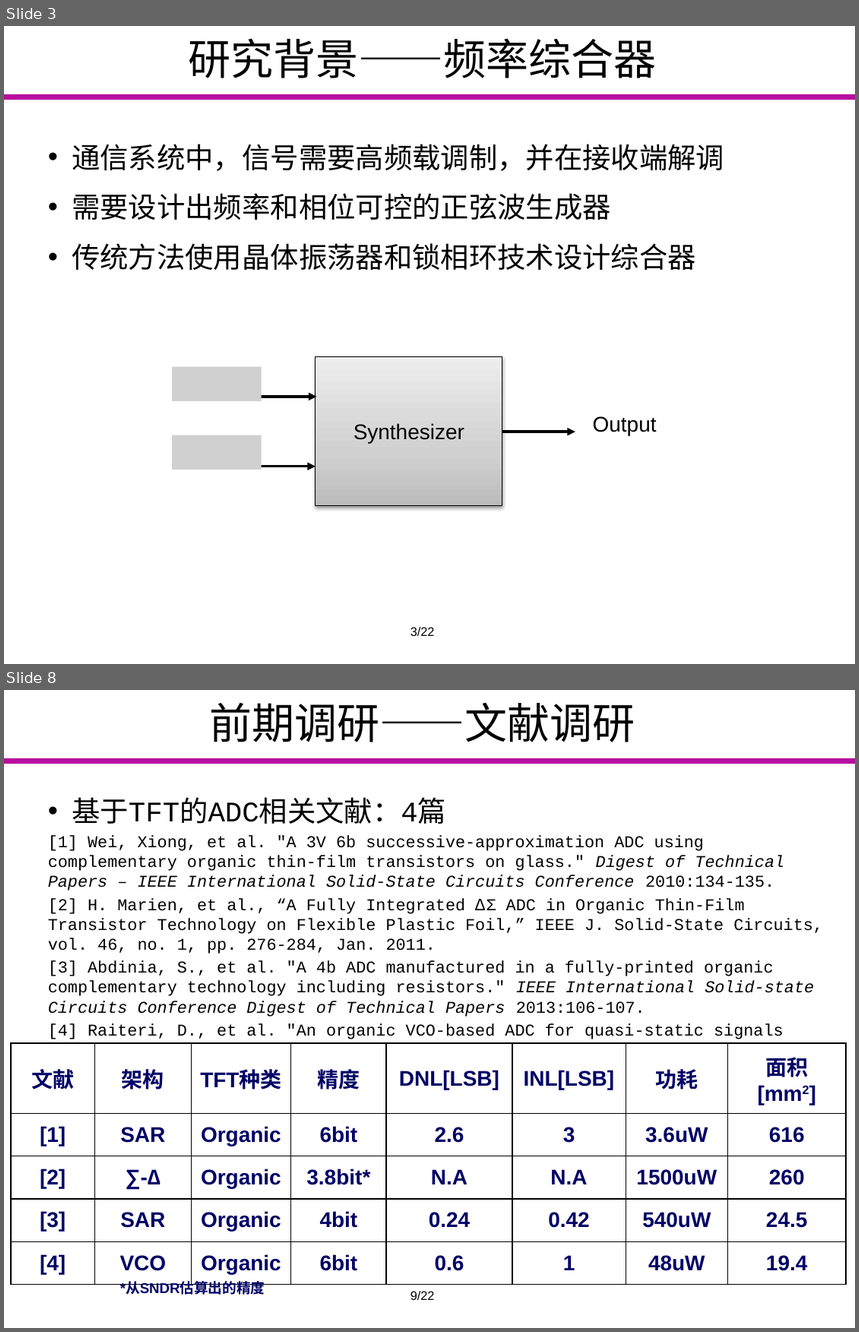
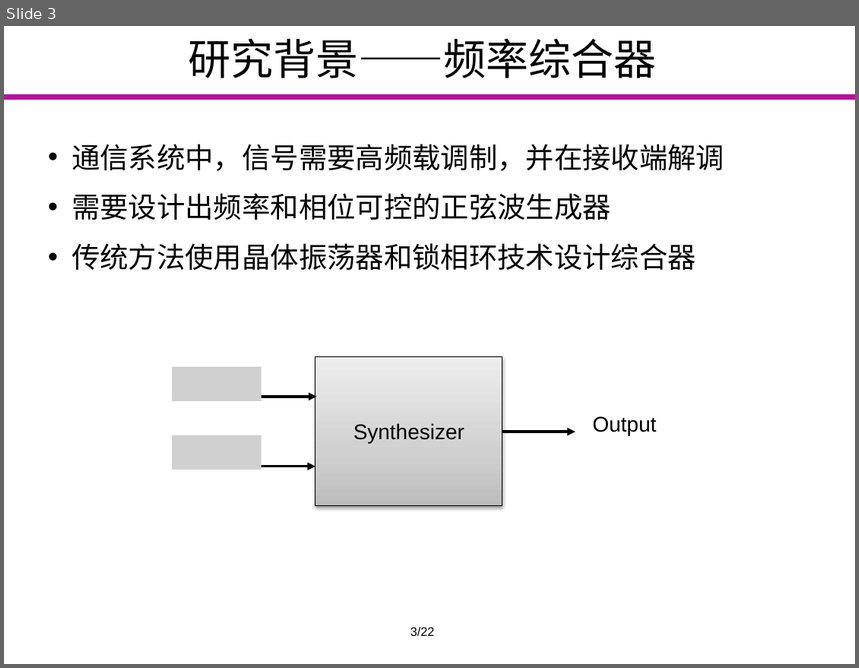
Before and after one commit to Markov2016/kaiti, a slide deck: ppt/yyx_v1.0.pptx. Shown one above the other, each under a label of ours: slides 3 and 8 before the commit, slide 3 after it; the slides between them are not shown. The pictures are 859x1332 and 859x668 pixels, drawn with LibreOffice and Linux fonts; fonts in the diff are those of the drawing; grey boxes stand for pictures; background and template pictures are left out. Boxes give left, top, right and bottom in pixels: in the first picture for what was removed or moved away, otherwise in the second. Text is boxed around its words. In the diff, an @@ line names an element or a change of style, - is before the commit and + after.

```diff
--- a/ppt/yyx_v1.0.pptx
+++ b/ppt/yyx_v1.0.pptx
@@ slide 8 removed at [4, 690, 855, 1328], background #FFFFFF; not listed: 1 template element that a slide beside it also shows @@
@@ title removed at [210, 702, 636, 742] @@
-前期调研——文献调研
@@ text removed at [48, 797, 823, 1081] @@
-• 基于TFT的ADC相关文献：4篇
-[1] Wei, Xiong, et al. "A 3V 6b successive-approximation ADC using complementary organic thin-film transistors on glass." Digest of Technical Papers – IEEE International Solid-State Circuits Conference 2010:134-135.
-[2] H. Marien, et al., “A Fully Integrated ∆Σ ADC in Organic Thin-Film Transistor Technology on Flexible Plastic Foil,” IEEE J. Solid-State Circuits, vol. 46, no. 1, pp. 276-284, Jan. 2011.
-[3] Abdinia, S., et al. "A 4b ADC manufactured in a fully-printed organic complementary technology including resistors." IEEE International Solid-state Circuits Conference Digest of Technical Papers 2013:106-107.
-[4] Raiteri, D., et al. "An organic VCO-based ADC for quasi-static signals achieving 1LSB INL at 6b resolution." Digest of Technical Papers-ieee International Solid-state Circuits Conference 2013:108-109.
@@ table removed at [11, 1043, 846, 1277], 5 rows, 8 columns @@
-文献 | 架构 | TFT种类 | 精度 | DNL[LSB] | INL[LSB] | 功耗 | 面积[mm2]
-[1] | SAR | Organic | 6bit | 2.6 | 3 | 3.6uW | 616
-[2] | ∑-∆ | Organic | 3.8bit* | N.A | N.A | 1500uW | 260
-[3] | SAR | Organic | 4bit | 0.24 | 0.42 | 540uW | 24.5
-[4] | VCO | Organic | 6bit | 0.6 | 1 | 48uW | 19.4
@@ text removed at [120, 1282, 265, 1296] @@
-*从SNDR估算出的精度
@@ text removed at [411, 1291, 435, 1300] @@
-9/22
```
Also in this commit, not shown: 6 slides changed, 5 slides added, 11 other slides removed.
